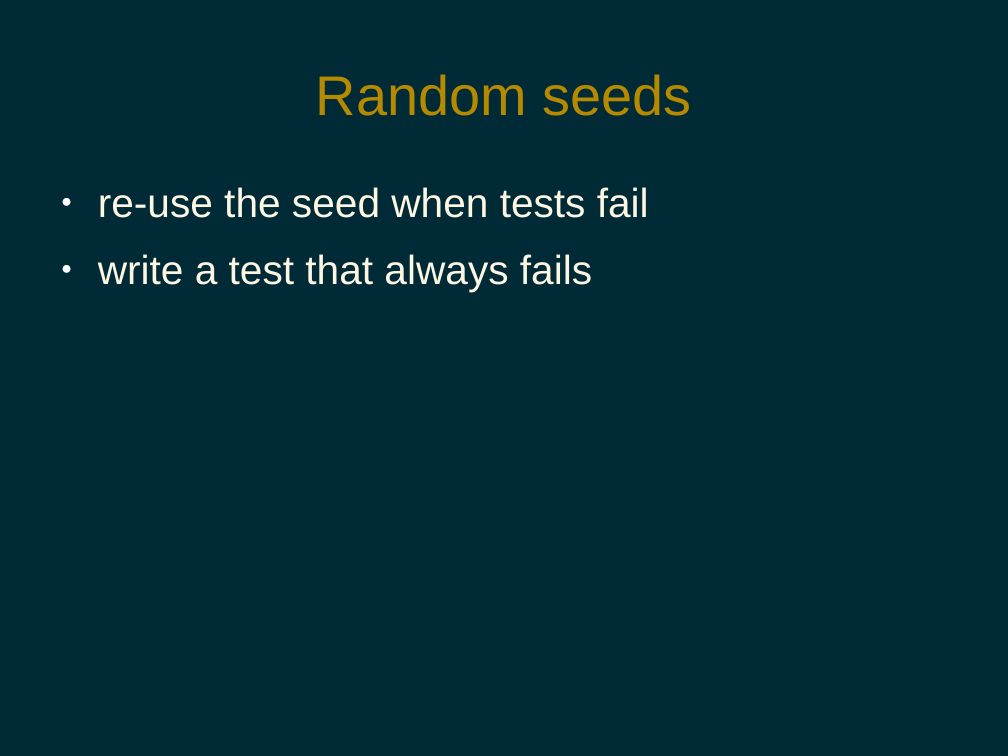
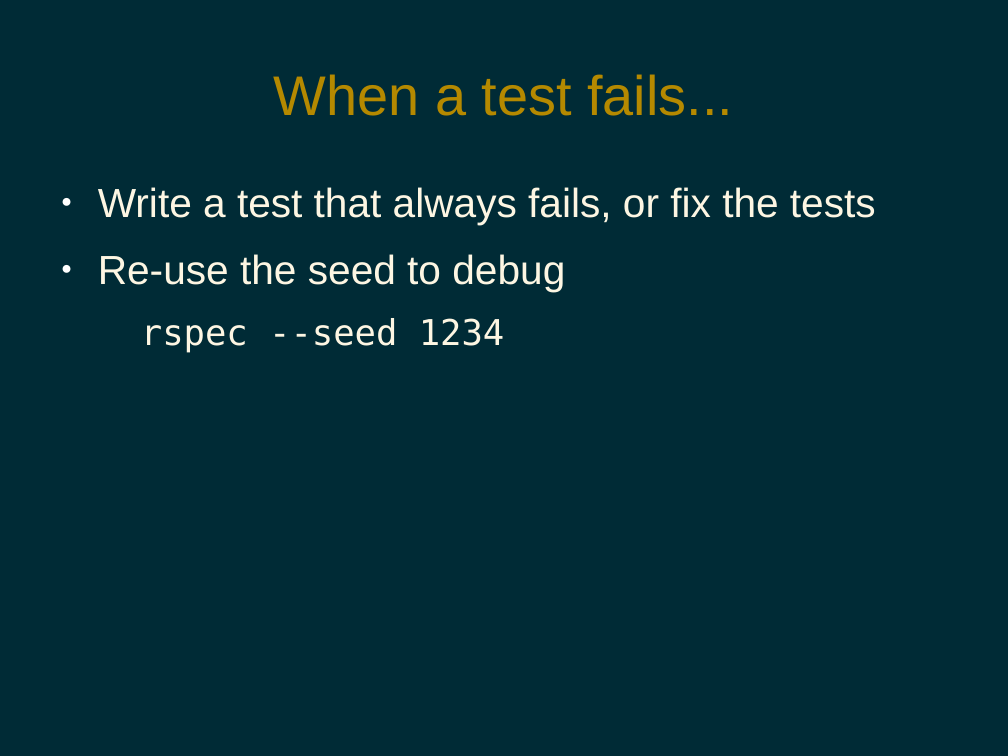
Before and after one commit to pdg137/randomness-pres, a slide deck: slide 9 of randomness.odp (slide 12 before the commit). Drawn at 1008x756 pixels with LibreOffice and Linux fonts; fonts in the diff are those of the drawing. Boxes give left, top, right and bottom in pixels: in the first picture for what was removed or moved away, otherwise in the second. Text is boxed around its words. In the diff, an @@ line names an element or a change of style, - is before the commit and + after.

Commit message:
updated presentation and code

```diff
--- a/randomness.odp
+++ b/randomness.odp
@@ title at (274, 74, 733, 116): text changed @@
-Random seeds
+When a test fails...
@@ text at (98, 187, 876, 353): text changed @@
-● re-use the seed when tests fail
-● write a test that always fails
+● Write a test that always fails, or fix the tests
+● Re-use the seed to debug
+  rspec --seed 1234
```
Also in this commit, not shown: 6 other slides changed, 1 slide added, 5 slides removed, 3 other files.
